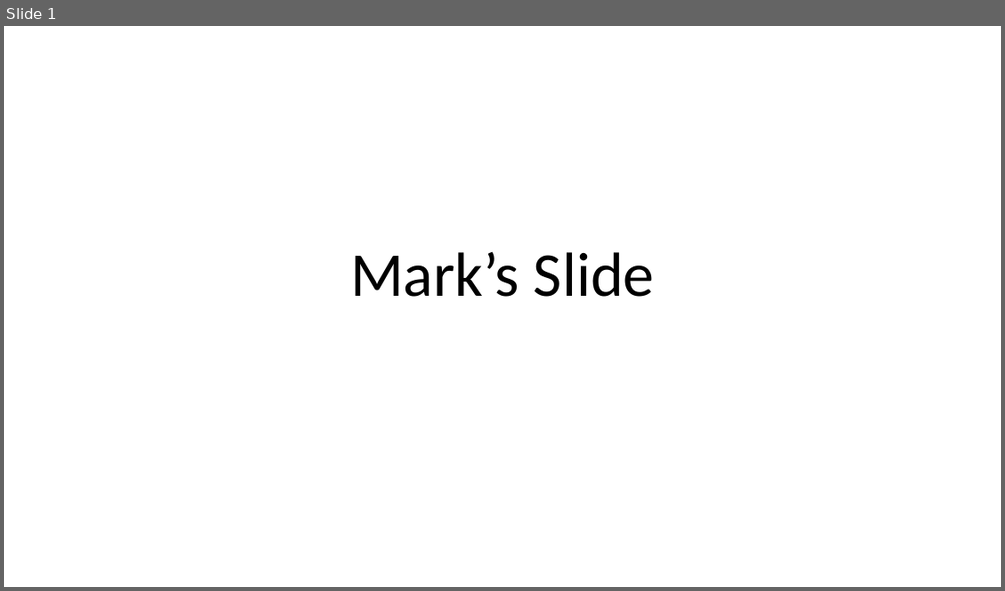
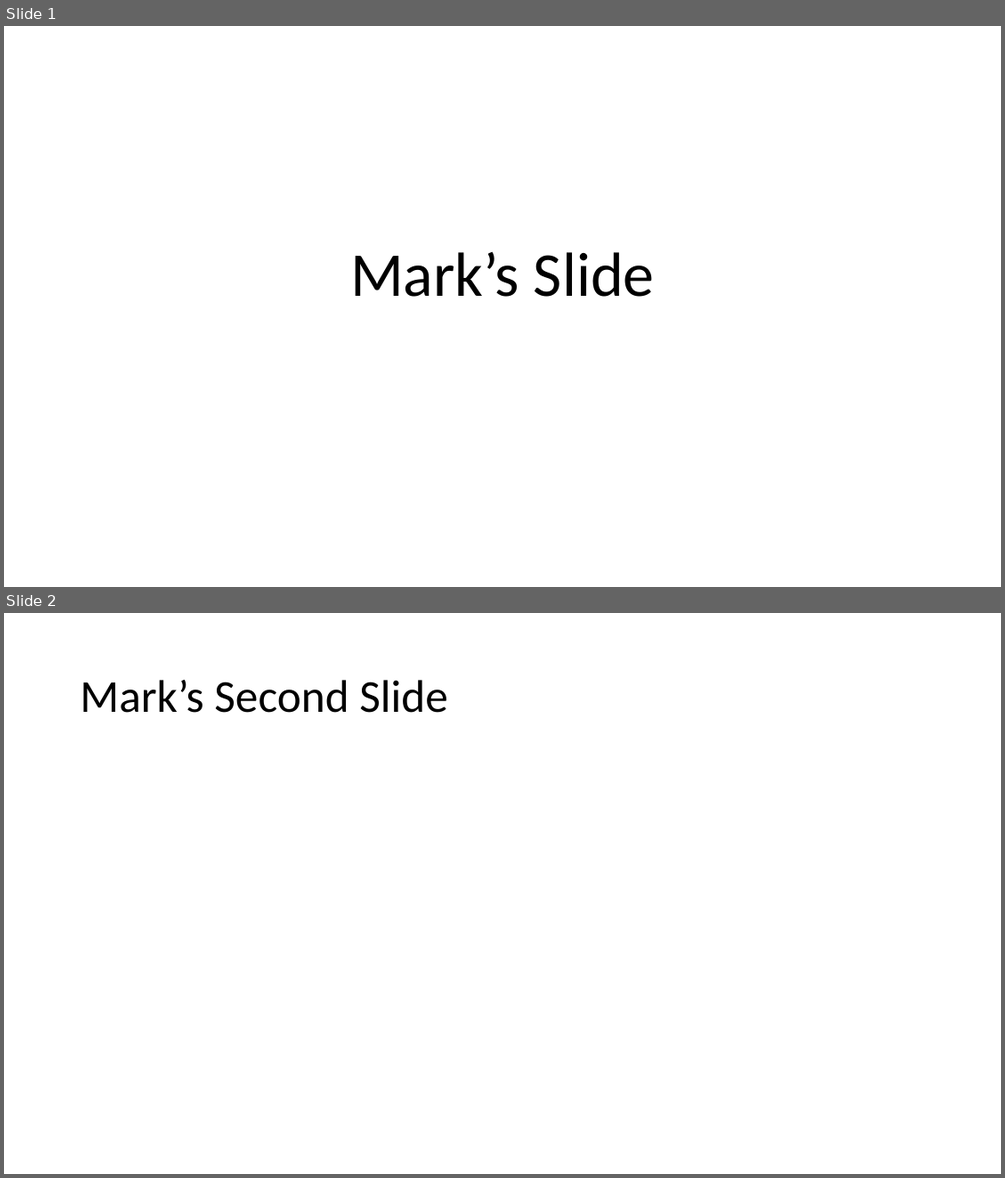
Before and after one commit to mlybrand/ResponsiveWebDesign, a slide deck: presentation/ResponsiveWebDesign.pptx. Shown one above the other, each under a label of ours: slide 1 before the commit, slides 1 and 2 after it. The pictures are 1005x591 and 1005x1178 pixels, drawn with LibreOffice and Linux fonts; fonts in the diff are those of the drawing. Boxes give left, top, right and bottom in pixels: in the first picture for what was removed or moved away, otherwise in the second. Text is boxed around its words. In the diff, an @@ line names an element or a change of style, - is before the commit and + after.

Commit message:
removed placeholder and added a slide

```diff
--- a/presentation/ResponsiveWebDesign.pptx
+++ b/presentation/ResponsiveWebDesign.pptx
@@ slide 2 added at (x1=4, y1=613, x2=1001, y2=1174), background #FFFFFF @@
@@ title added at (x1=80, y1=680, x2=448, y2=713), 44 pt, text #000000 @@
+Mark’s Second Slide
```
Also in this commit, not shown: 1 other file.
